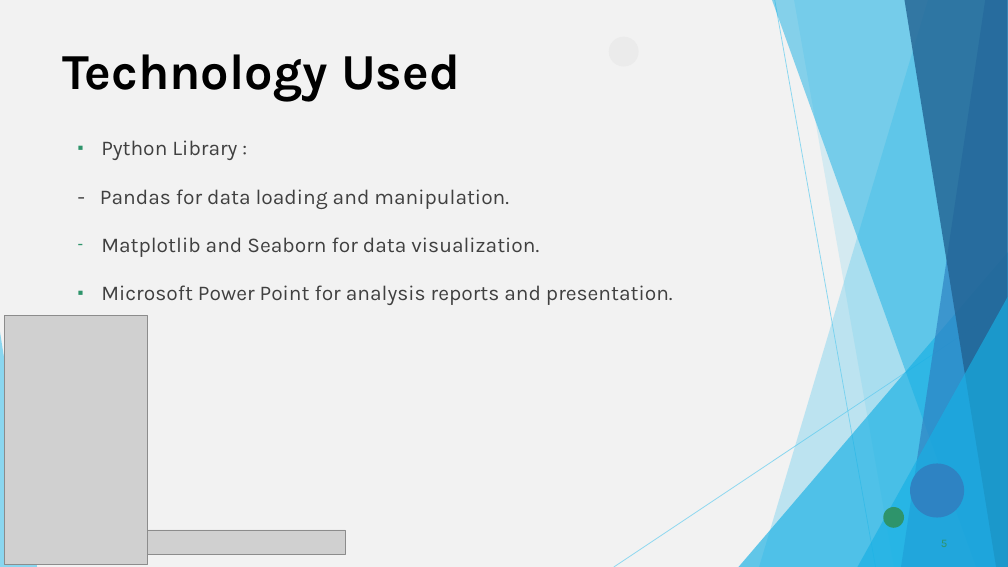
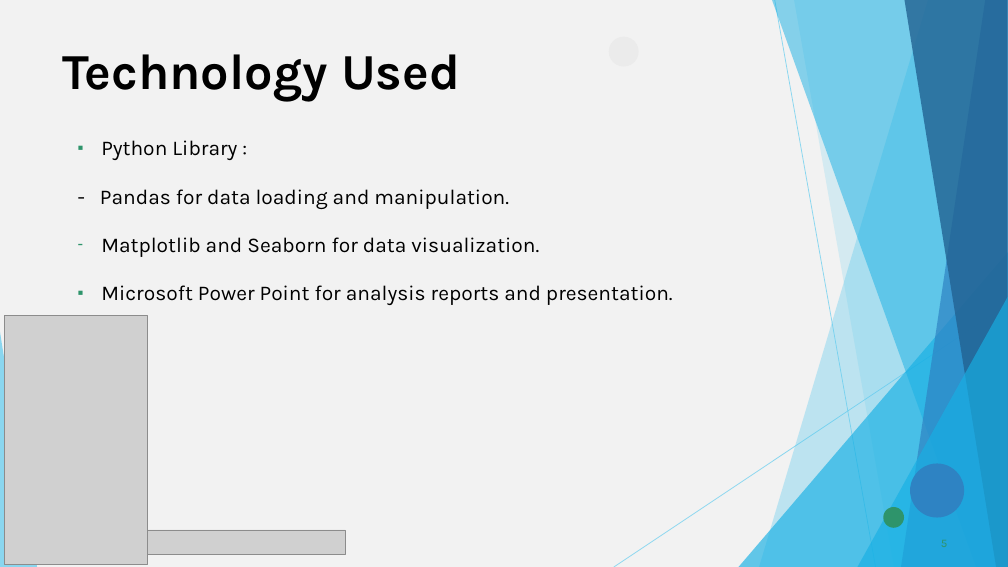
Before and after one commit to yashmonde24/Car-Market-Trend-Analysis---VOIS-Internship-Project, a slide deck: slide 5 of docs/Car Market Trends Analysis - Presentation.pptx. Drawn at 1008x567 pixels with LibreOffice and Linux fonts; fonts in the diff are those of the drawing; grey boxes stand for pictures. Boxes give left, top, right and bottom in pixels: in the first picture for what was removed or moved away, otherwise in the second. Text is boxed around its words. In the diff, an @@ line names an element or a change of style, - is before the commit and + after.

```diff
--- a/docs/Car Market Trends Analysis - Presentation.pptx
+++ b/docs/Car Market Trends Analysis - Presentation.pptx
@@ text "Python Library :" at <box>100,140,673,305</box>: text colour #404040 to #000000 @@
```
Also in this commit, not shown: 11 other slides changed.
